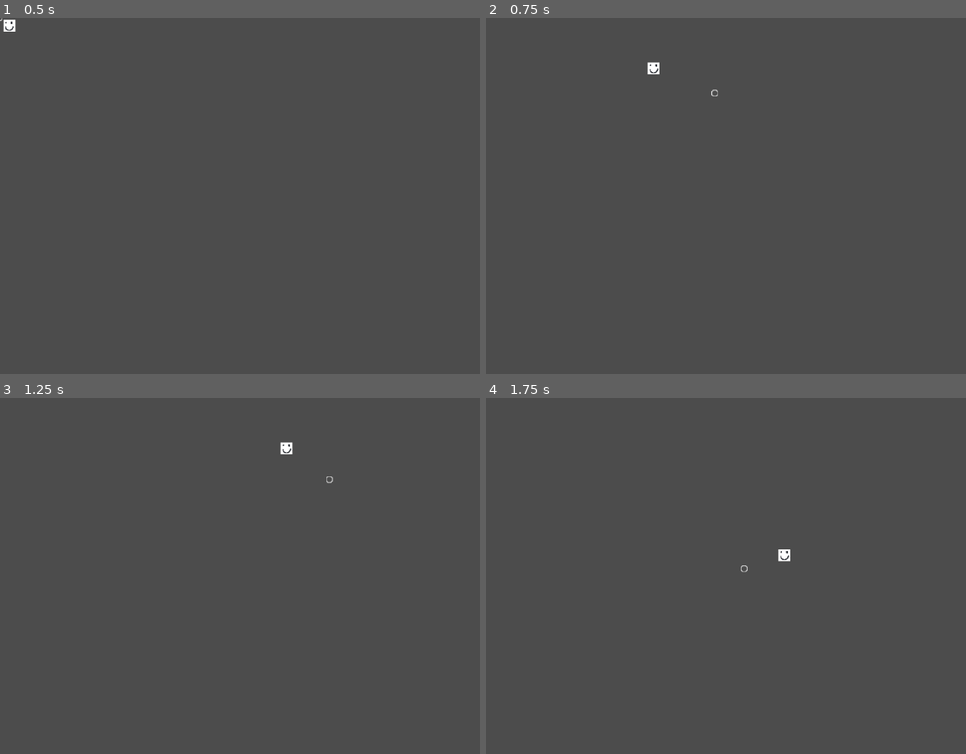
Above: before the commit, frames 1-4 (two rows, left to right).
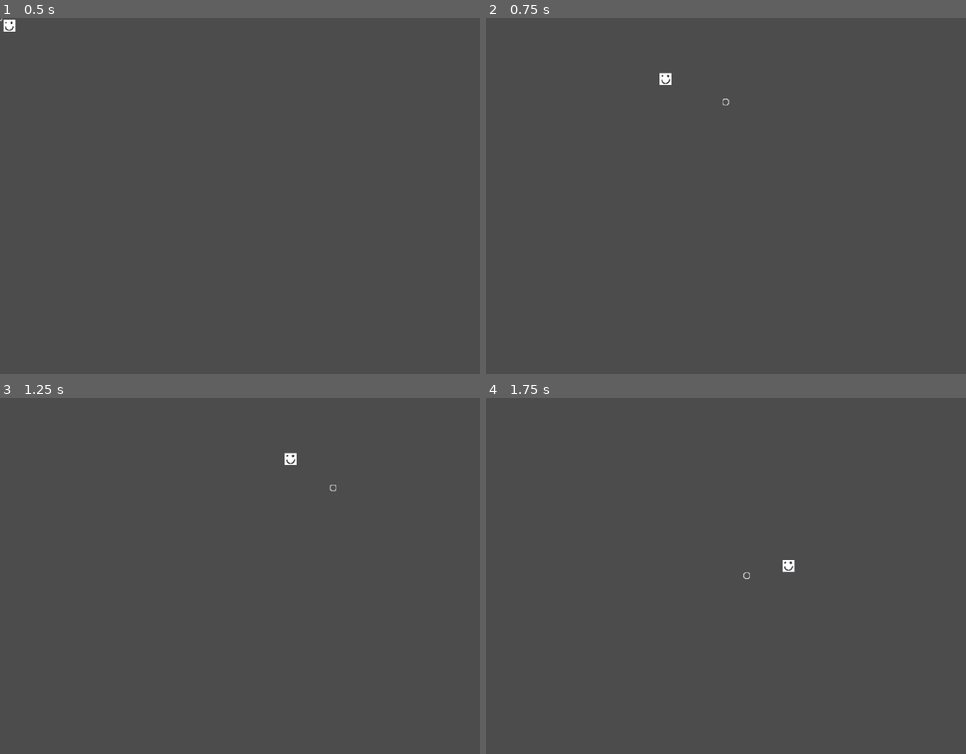
Above: after the commit, the same moments.

Repository: ottomated/codeday-2019
Game: Godot game, scene res://Board.tscn
The game is run twice, just before and just after one commit, with the same random seed, the same clock (stepped at 60 frames per second) and the same inputs.
Inputs (mouse positions are in pixels of both pictures, inside the frame that each line leads up to):
- Up to frame 1 (0.5 s): no input
- Up to frame 2 (0.75 s): tap Enter at 0.5 s; move the mouse to (922, 178) at 0.52 s; hold Right (ui_right) from 0.53 s (still down); click (922, 178) at 0.67 s
- Up to frame 3 (1.25 s): keep holding Right (ui_right)
- Up to frame 4 (1.75 s): move the mouse to (668, 593) at 1.27 s; release Right (ui_right) at 1.28 s; hold Down (ui_down) from 1.28 s (still down)

Frame 1 is identical in both runs. In frame 2, 0.2% of the frame differs, in the area x 33-51%, y 12-25%; in frame 3, 0.2%; in frame 4, 0.2%.

Commit message:
added attack signal

Diff:
--- a/scripts/Player.gd
+++ b/scripts/Player.gd
@@ -4,13 +4,17 @@
 # var a = 2
 # var b = "text"
 
+signal player_attack
+
 var direction_indicator
 var dash_hitbox
 var dash_hitbox_shape
 
 export var speed = 400
-export var dash_distance = 200
+export var dash_distance = 250
 export var dash_cooldown = 2.0
+export var dash_stall = 0.1
+export var damage = 10
 
 var initial_position
 var time_to_dash
@@ -28,17 +32,18 @@
 
 # Called every frame. 'delta' is the elapsed time since the previous frame.
 func _process(delta):
-	var velocity = Vector2()  # The player's movement vector.
-	if Input.is_action_pressed("ui_right"):
-		velocity.x += 1
-	if Input.is_action_pressed("ui_left"):
-		velocity.x -= 1
-	if Input.is_action_pressed("ui_down"):
-		velocity.y += 1
-	if Input.is_action_pressed("ui_up"):
-		velocity.y -= 1
-	velocity = velocity.normalized() * speed
-	move_and_collide(velocity*delta, true)
+	if(time_to_dash < dash_cooldown-dash_stall): # if player just dashed, stall for a second - makes dash feel more powerful
+		var velocity = Vector2()  # The player's movement vector.
+		if Input.is_action_pressed("ui_right"):
+			velocity.x += 1
+		if Input.is_action_pressed("ui_left"):
+			velocity.x -= 1
+		if Input.is_action_pressed("ui_down"):
+			velocity.y += 1
+		if Input.is_action_pressed("ui_up"):
+			velocity.y -= 1
+		velocity = velocity.normalized() * speed
+		move_and_collide(velocity*delta, true)
 	position.x = clamp(position.x, 0, screen_size.x)
 	position.y = clamp(position.y, 0, screen_size.y)
 	if(time_to_dash == dash_cooldown):
@@ -67,4 +72,5 @@
 	var rectangle_dimensions = Vector2(distance_traveled, 60)
 	dash_hitbox_shape.set_extents(rectangle_dimensions/2)
 	dash_hitbox.position = -dash_hitbox_shape.get_extents().x*direction
+	emit_signal("player_attack", dash_hitbox, damage)
 	#hitbox is correct shape, size, and position here: add signaling
